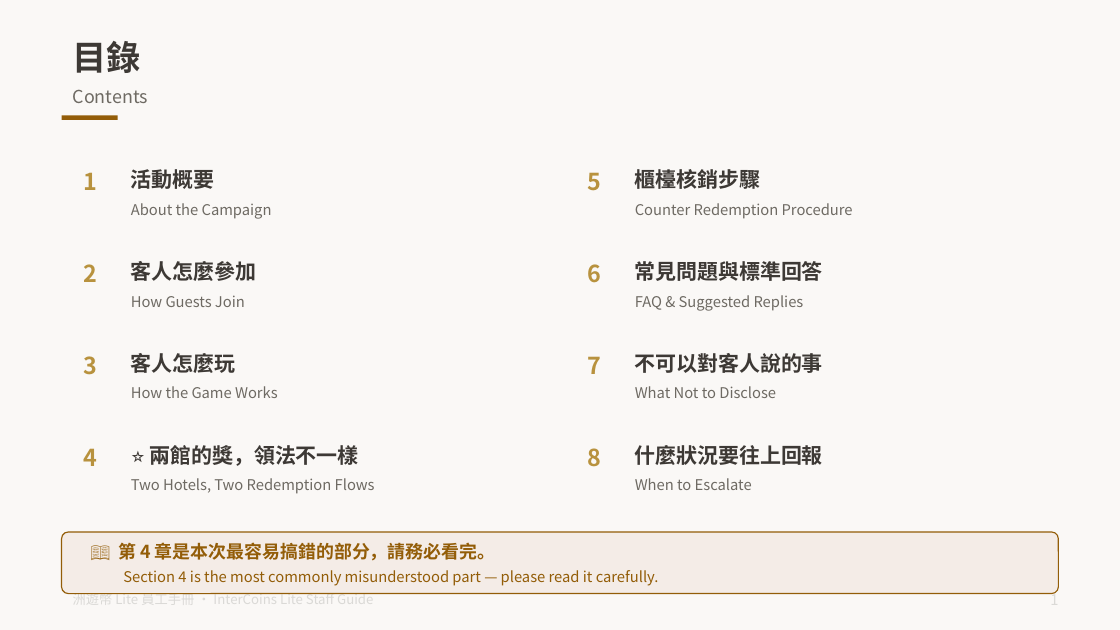
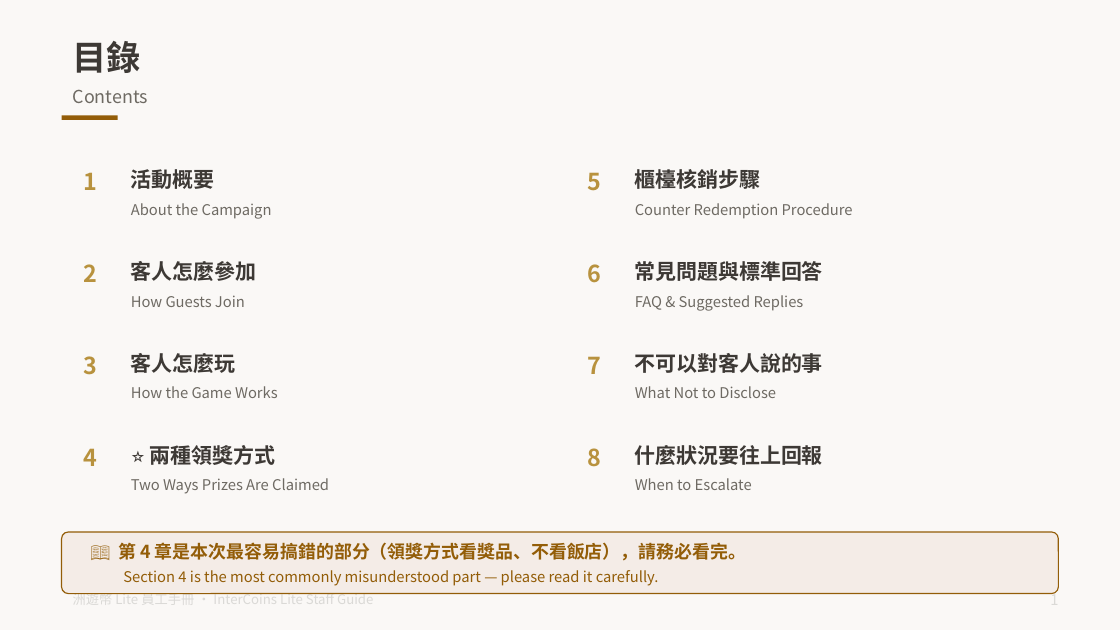
Before and after one commit to tony1229kimo/intercoins-lite, a slide deck: slide 2 of docs/洲遊幣Lite_員工手冊_一般版_雙語.pptx. Drawn at 1120x630 pixels with LibreOffice and Linux fonts; fonts in the diff are those of the drawing. Boxes give left, top, right and bottom in pixels: in the first picture for what was removed or moved away, otherwise in the second. Text is boxed around its words. In the diff, an @@ line names an element or a change of style, - is before the commit and + after.

```diff
--- a/docs/洲遊幣Lite_員工手冊_一般版_雙語.pptx
+++ b/docs/洲遊幣Lite_員工手冊_一般版_雙語.pptx
@@ text at [150,445,275,465]: text changed @@
-⭐ 兩館的獎，領法不一樣
+⭐ 兩種領獎方式
@@ text at [131,478,329,494]: text changed @@
-Two Hotels, Two Redemption Flows
+Two Ways Prizes Are Claimed
@@ text at [118,542,746,586]: text changed @@
-📖 第 4 章是本次最容易搞錯的部分，請務必看完。
-Section 4 is the most commonly misunderstood part — please read it carefully.
+📖 第 4 章是本次最容易搞錯的部分（領獎方式看獎品、不看飯店），請務必看完。
+Section 4 is the most commonly misunderstood part — please read it carefully.
```
Also in this commit, not shown: 5 other slides changed, 9 other files.
